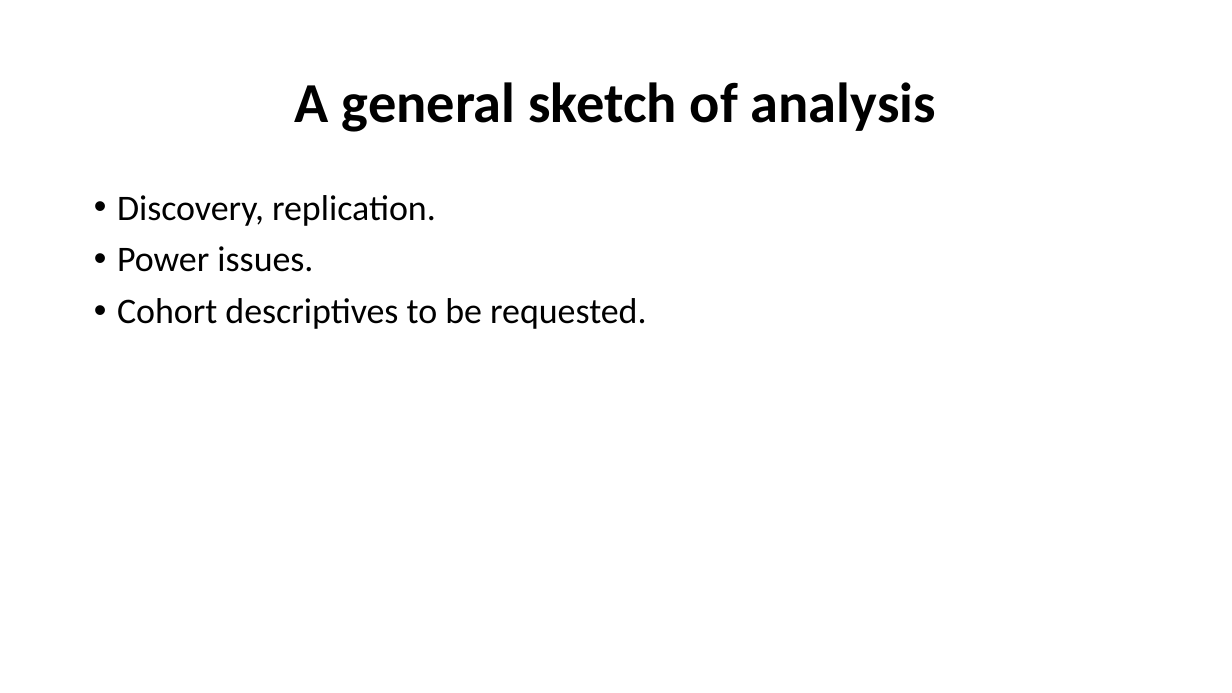
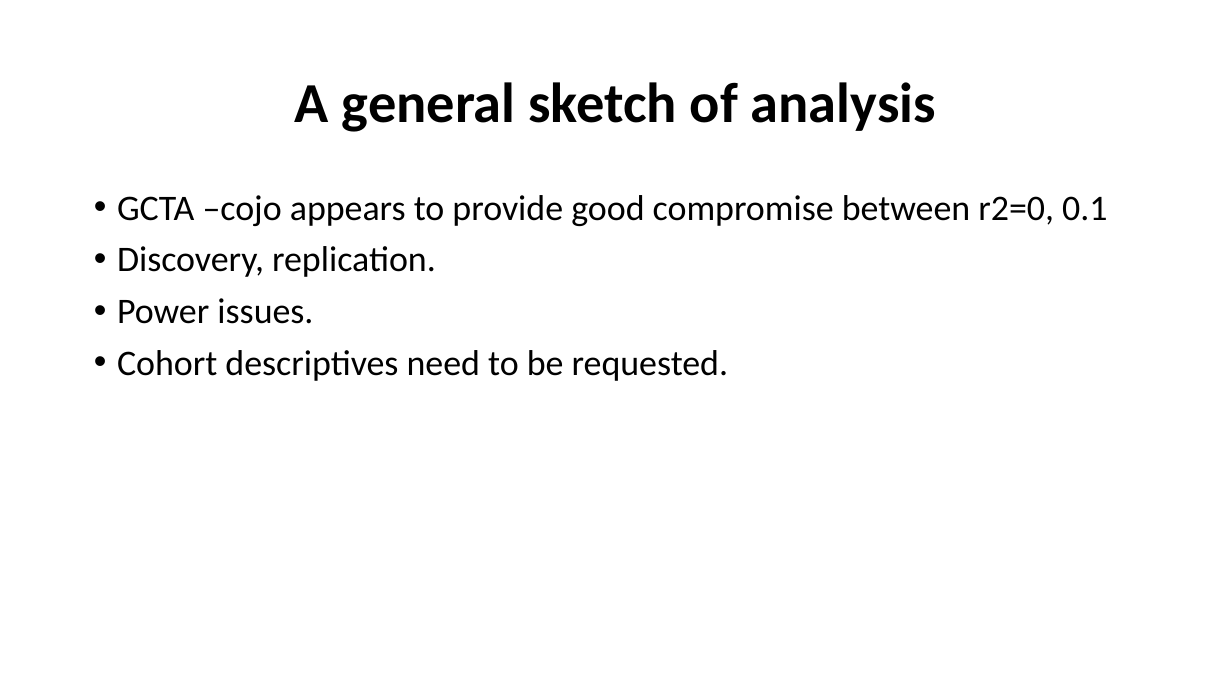
Before and after one commit to jinghuazhao/INF, a slide deck: slide 10 of doc/SCALLOP_INF1-120419.pptx (slide 9 before the commit). Drawn at 1232x693 pixels with LibreOffice and Linux fonts; fonts in the diff are those of the drawing. Boxes give left, top, right and bottom in pixels: in the first picture for what was removed or moved away, otherwise in the second. Text is boxed around its words. In the diff, an @@ line names an element or a change of style, - is before the commit and + after.

```diff
--- a/doc/SCALLOP_INF1-120419.pptx
+++ b/doc/SCALLOP_INF1-120419.pptx
@@ text at (117, 195, 1107, 226): paragraph added @@
+• GCTA –cojo appears to provide good compromise between r2=0, 0.1
@@ text at (117, 350, 728, 381): text changed @@
-• Cohort descriptives to be requested.
+• Cohort descriptives need to be requested.
```
Also in this commit, not shown: 1 slide added.
